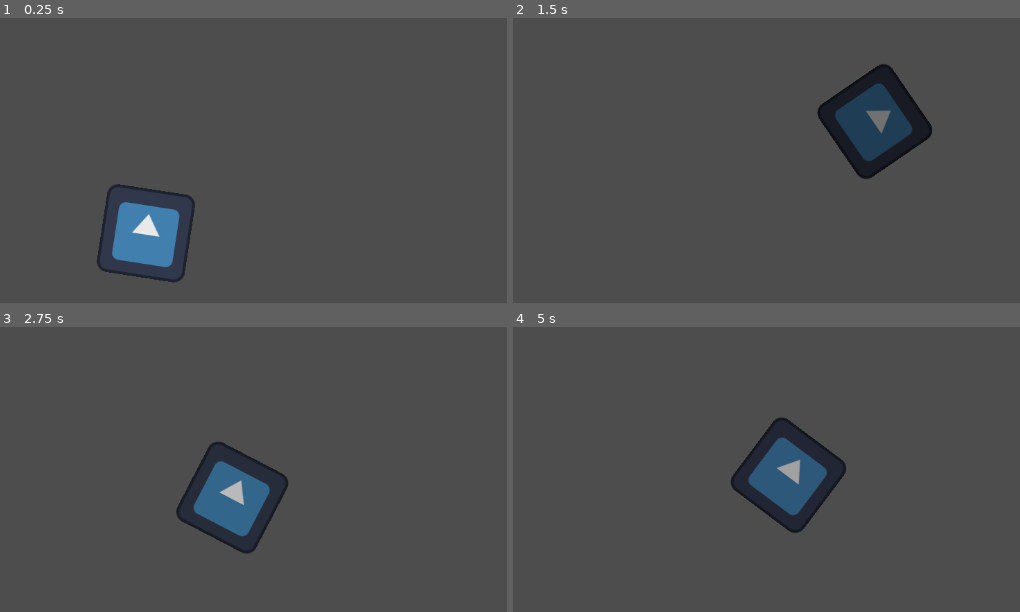
Above: before the commit, frames 1-4 (two rows, left to right).
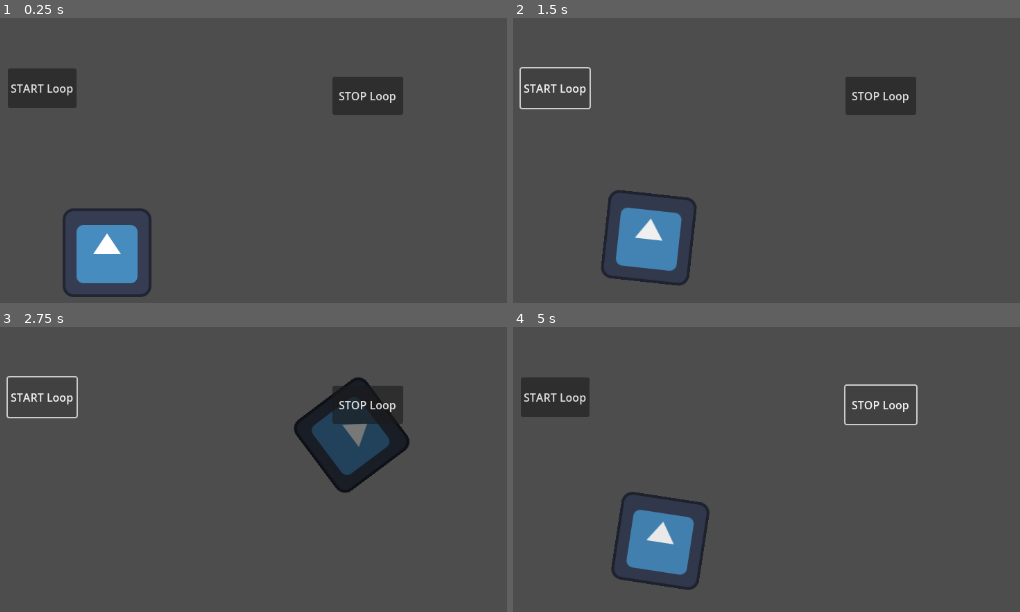
Above: after the commit, the same moments.

Repository: Guillem-sanchipantxeta/Deures1
Game: Godot game, scene res://node_2d.tscn
Two runs of this game, one before a commit and one after it. Both use one fixed random seed, a clock stepped at 60 frames per second and the inputs below. The project has no main scene, so this scene is started directly. The engine's default icon, where the game draws it, is replaced by a stand-in: a white triangle on a blue panel in a dark square.
Inputs (mouse positions are in pixels of both pictures, inside the frame that each line leads up to):
- Up to frame 1 (0.25 s): no input
- Up to frame 2 (1.5 s): click (883, 94) at 0.5 s, where only the run after the commit has a clickable "STOP Loop"; click (553, 89) at 1.25 s, where only the run after the commit has a clickable "START Loop"
- Up to frame 3 (2.75 s): click (40, 398) at 2 s, where only the run after the commit has a clickable "START Loop"
- Up to frame 4 (5 s): click (883, 403) at 2.75 s, where only the run after the commit has a clickable "STOP Loop"; click (553, 398) at 3.5 s, where only the run after the commit has a clickable "START Loop"; click (883, 403) at 4.25 s, where only the run after the commit has a clickable "STOP Loop"

The runs differ from the first frame. In frame 1, 9.8% of the frame differs, in the area x 1-80%, y 17-98%; in frame 2, 11%; in frame 3, 12%; in frame 4, 13%, in the area x 1-80%, y 17-93%.

Commit message:
Add files via upload

Diff:
--- a/deures_1/animation_player.gd
+++ b/deures_1/animation_player.gd
@@ -1,10 +1,15 @@
 extends AnimationPlayer
 
-func _ready():
+@onready var iu
+
+
+
+
+func _on_button_pressed() -> void:
 	speed_scale = 0.5;
 	play("Iu")
 
 
-func _on_animation_finished(anim_name: StringName) -> void:
-	print("S'ha acabat!!")
-	play("Iu")
+
+func _on_stop_bucle_pressed() -> void:
+	speed_scale = 0.0;
--- a/deures_1/node_2d.tscn
+++ b/deures_1/node_2d.tscn
@@ -9,7 +9,7 @@
 tracks/0/type = "value"
 tracks/0/imported = false
 tracks/0/enabled = true
-tracks/0/path = NodePath("Icon:position")
+tracks/0/path = NodePath("iu:position")
 tracks/0/interp = 1
 tracks/0/loop_wrap = true
 tracks/0/keys = {
@@ -21,7 +21,7 @@
 tracks/1/type = "value"
 tracks/1/imported = false
 tracks/1/enabled = true
-tracks/1/path = NodePath("Icon:rotation")
+tracks/1/path = NodePath("iu:rotation")
 tracks/1/interp = 1
 tracks/1/loop_wrap = true
 tracks/1/keys = {
@@ -33,7 +33,7 @@
 tracks/2/type = "value"
 tracks/2/imported = false
 tracks/2/enabled = true
-tracks/2/path = NodePath("Icon:self_modulate")
+tracks/2/path = NodePath("iu:self_modulate")
 tracks/2/interp = 1
 tracks/2/loop_wrap = true
 tracks/2/keys = {
@@ -48,7 +48,7 @@
 tracks/0/type = "value"
 tracks/0/imported = false
 tracks/0/enabled = true
-tracks/0/path = NodePath("Icon:position")
+tracks/0/path = NodePath("iu:position")
 tracks/0/interp = 1
 tracks/0/loop_wrap = true
 tracks/0/keys = {
@@ -60,7 +60,7 @@
 tracks/1/type = "value"
 tracks/1/imported = false
 tracks/1/enabled = true
-tracks/1/path = NodePath("Icon:rotation")
+tracks/1/path = NodePath("iu:rotation")
 tracks/1/interp = 1
 tracks/1/loop_wrap = true
 tracks/1/keys = {
@@ -72,7 +72,7 @@
 tracks/2/type = "value"
 tracks/2/imported = false
 tracks/2/enabled = true
-tracks/2/path = NodePath("Icon:self_modulate")
+tracks/2/path = NodePath("iu:self_modulate")
 tracks/2/interp = 1
 tracks/2/loop_wrap = true
 tracks/2/keys = {
@@ -90,7 +90,7 @@
 
 [node name="Node2D" type="Node2D"]
 
-[node name="Icon" type="Sprite2D" parent="."]
+[node name="iu" type="Sprite2D" parent="."]
 position = Vector2(396, 348)
 texture = ExtResource("1_wtcfe")
 
@@ -98,7 +98,25 @@
 libraries = {
 &"": SubResource("AnimationLibrary_0hol4")
 }
-speed_scale = 0.5
 script = ExtResource("2_0e48y")
 
+[node name="Camera2D" type="Camera2D" parent="AnimationPlayer"]
+position = Vector2(574, 326)
+
+[node name="Start" type="Button" parent="."]
+offset_left = 253.0
+offset_top = 82.0
+offset_right = 341.0
+offset_bottom = 139.0
+text = "START Loop"
+
+[node name="Stop Bucle" type="Button" parent="."]
+offset_left = 721.0
+offset_top = 94.0
+offset_right = 823.0
+offset_bottom = 149.0
+text = "STOP Loop"
+
 [connection signal="animation_finished" from="AnimationPlayer" to="AnimationPlayer" method="_on_animation_finished"]
+[connection signal="pressed" from="Start" to="AnimationPlayer" method="_on_button_pressed"]
+[connection signal="pressed" from="Stop Bucle" to="AnimationPlayer" method="_on_stop_bucle_pressed"]
